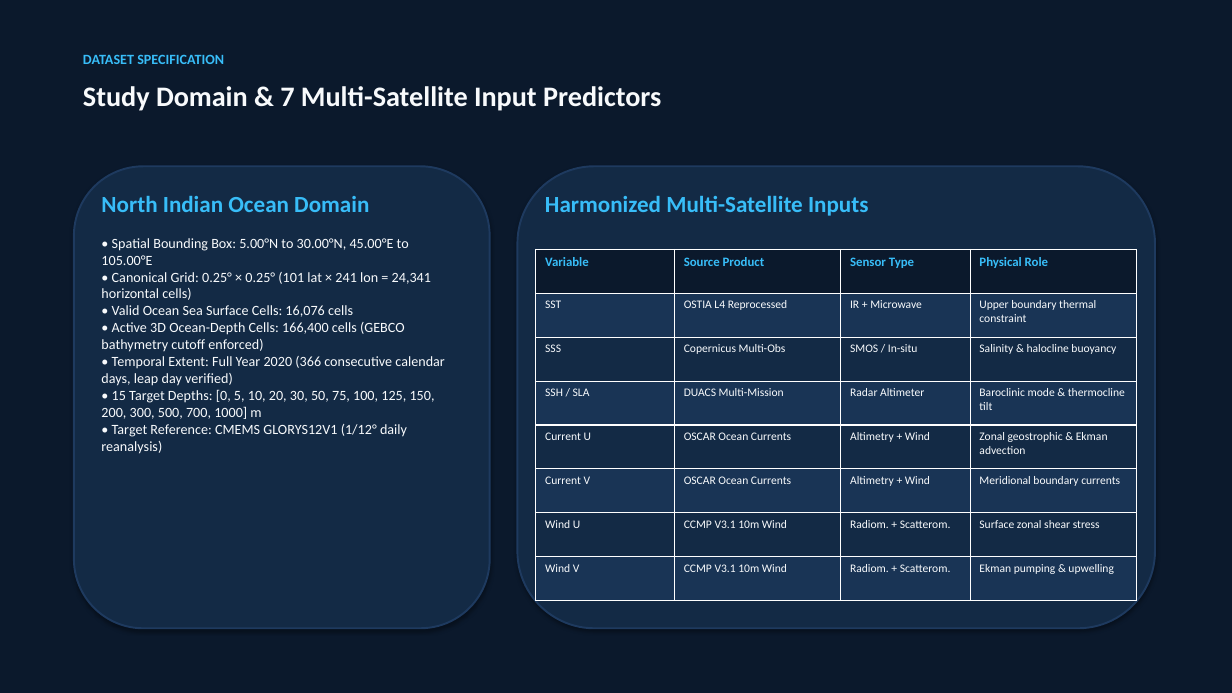
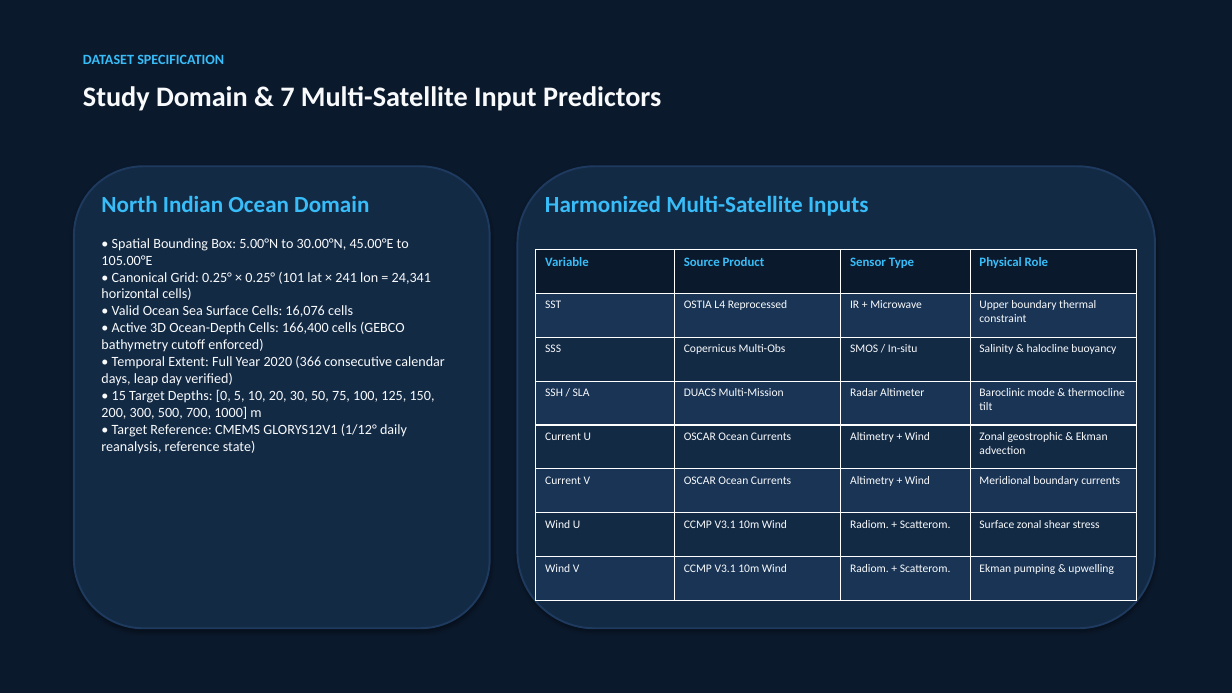
Before and after one commit to neeravjain91-jpg/-Satellite-Embedding, a slide deck: slide 3 of submission/Final_Project_Presentation.pptx. Drawn at 1232x693 pixels with LibreOffice and Linux fonts; fonts in the diff are those of the drawing. Boxes give left, top, right and bottom in pixels: in the first picture for what was removed or moved away, otherwise in the second. Text is boxed around its words. In the diff, an @@ line names an element or a change of style, - is before the commit and + after.

Commit message:
docs: align submission artifacts with authoritative protocol, temporal splits, B2 alpha, and B8 architecture

```diff
--- a/submission/Final_Project_Presentation.pptx
+++ b/submission/Final_Project_Presentation.pptx
@@ text at (x1=101, y1=238, x2=444, y2=454): text changed @@
-• Spatial Bounding Box: 5.00°N to 30.00°N, 45.00°E to 105.00°E
-• Canonical Grid: 0.25° × 0.25° (101 lat × 241 lon = 24,341 horizontal cells)
-• Valid Ocean Sea Surface Cells: 16,076 cells
-• Active 3D Ocean-Depth Cells: 166,400 cells (GEBCO bathymetry cutoff enforced)
-• Temporal Extent: Full Year 2020 (366 consecutive calendar days, leap day verified)
-• 15 Target Depths: [0, 5, 10, 20, 30, 50, 75, 100, 125, 150, 200, 300, 500, 700, 1000] m
-• Target Reference: CMEMS GLORYS12V1 (1/12° daily reanalysis)
+• Spatial Bounding Box: 5.00°N to 30.00°N, 45.00°E to 105.00°E
+• Canonical Grid: 0.25° × 0.25° (101 lat × 241 lon = 24,341 horizontal cells)
+• Valid Ocean Sea Surface Cells: 16,076 cells
+• Active 3D Ocean-Depth Cells: 166,400 cells (GEBCO bathymetry cutoff enforced)
+• Temporal Extent: Full Year 2020 (366 consecutive calendar days, leap day verified)
+• 15 Target Depths: [0, 5, 10, 20, 30, 50, 75, 100, 125, 150, 200, 300, 500, 700, 1000] m
+• Target Reference: CMEMS GLORYS12V1 (1/12° daily reanalysis, reference state)
```
Also in this commit, not shown: 9 other slides changed, 9 other files.
